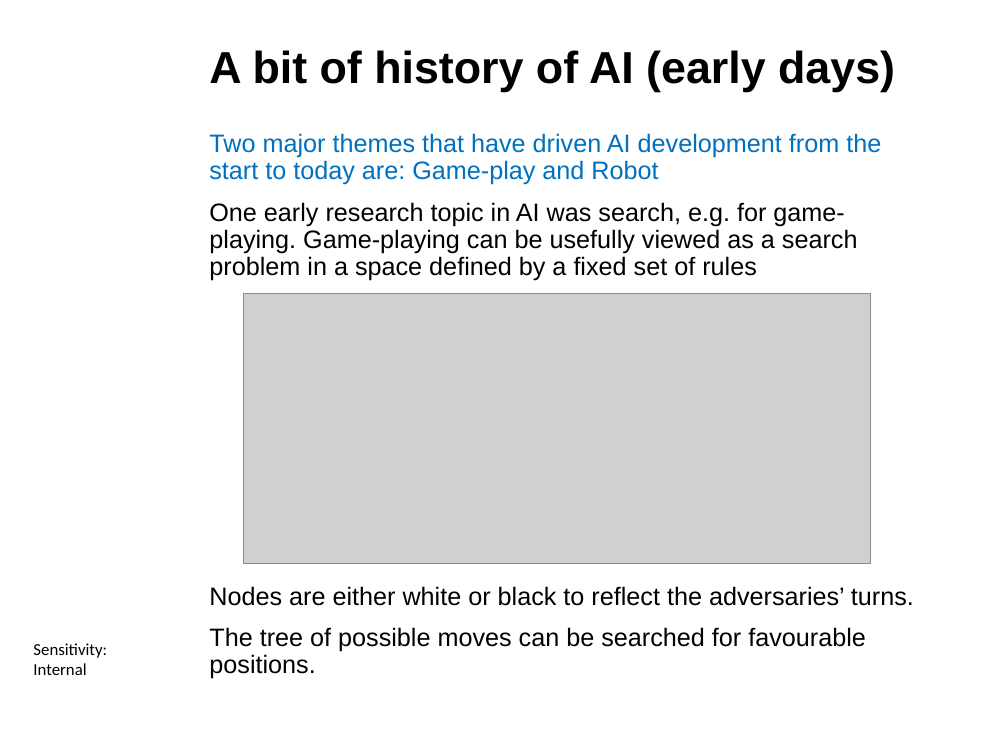
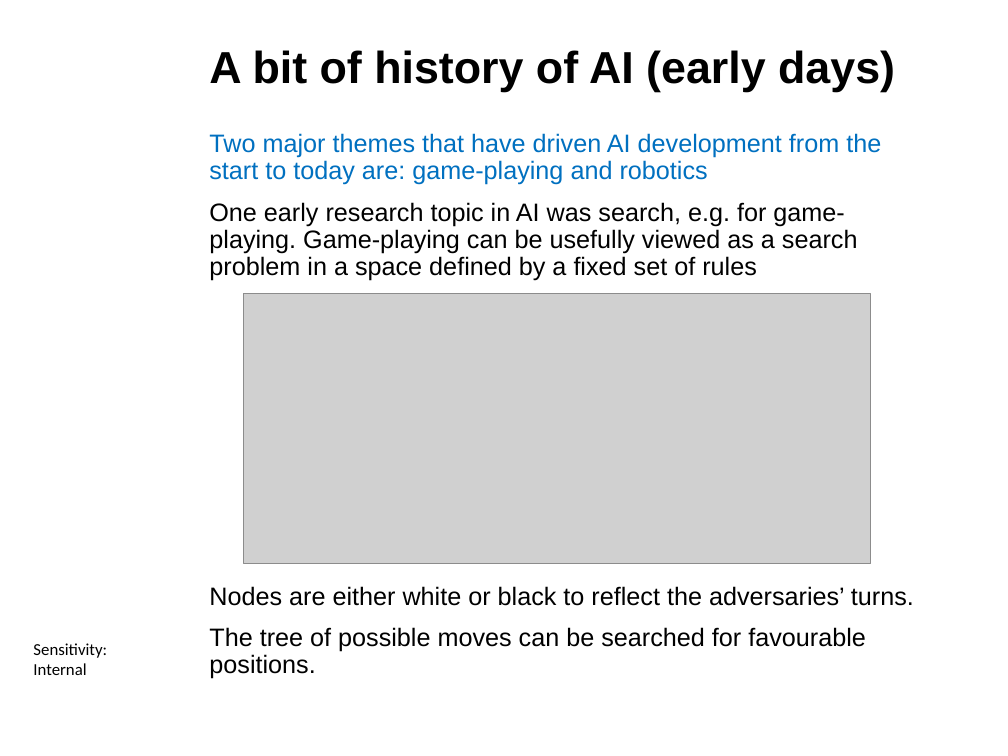
Before and after one commit to ctsallis/frontiers_in_ai_and_data_science, a slide deck: slide 21 of content/Lectures/Semester 1/Week 1/1 Lecture/1.1 Introduction to Frontiers in AI and Data Science (Lecture).pptx. Drawn at 1008x756 pixels with LibreOffice and Linux fonts; fonts in the diff are those of the drawing; grey boxes stand for pictures; background and template pictures are left out. Boxes give left, top, right and bottom in pixels: in the first picture for what was removed or moved away, otherwise in the second. Text is boxed around its words. In the diff, an @@ line names an element or a change of style, - is before the commit and + after.

```diff
--- a/content/Lectures/Semester 1/Week 1/1 Lecture/1.1 Introduction to Frontiers in AI and Data Science (Lecture).pptx
+++ b/content/Lectures/Semester 1/Week 1/1 Lecture/1.1 Introduction to Frontiers in AI and Data Science (Lecture).pptx
@@ text at (x1=209, y1=133, x2=881, y2=185): text changed @@
-Two major themes that have driven AI development from the start to today are: Game-play and Robot
+Two major themes that have driven AI development from the start to today are: game-playing and robotics
```
Also in this commit, not shown: 11 other slides changed, 2 other files.
